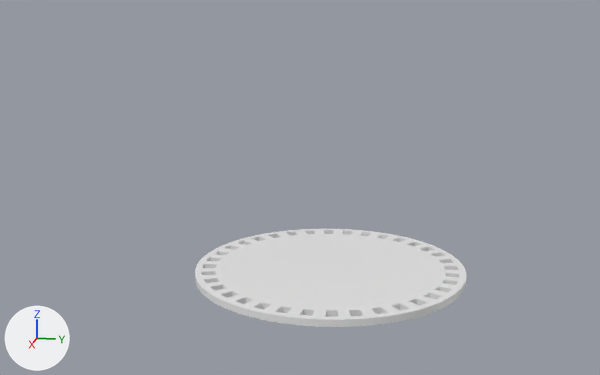
Renders of the Blender file PDI/disc_demonstrator.blend from each side of a commit.
Before and after are seen from a 50 mm lens placed at (0.582, 0.094, 0.208), pointed at (0.003, -0.022, 0.063). Lighting does not change. The marker at lower left points along +X, +Y and +Z.

The first picture shows 'Disc'.
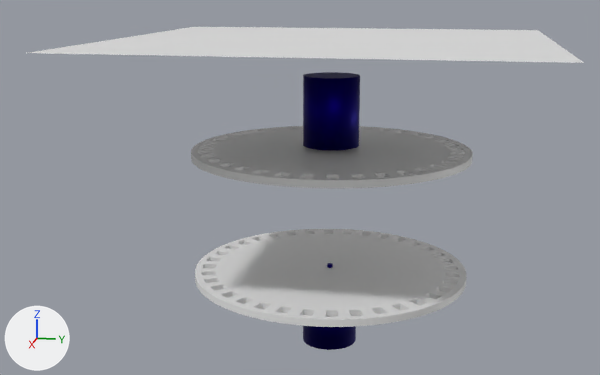
The newer file is also turned or shifted as a whole; pictures and numbers use the older file's frame.

Where the change shows, as pixel boxes (x1, y1, x2, y2) in the pictures (600 x 375 px):
'Plane', added: after (29, 27, 584, 63)
'Disc.001', added: after (191, 126, 473, 188)
'Motor.001', added (blue): after (303, 72, 360, 150)
'Motor', added (blue): after (303, 263, 356, 350)

Edits to the bpy script that builds the scene:
```text
Add mat_motor:
    mat_motor = principled_material('Motor')
    mat_motor.base_color = (0.00364, 0.0, 0.173)  # dark blue #0c0073
    mat_motor.metallic = 1.0
Add me_plane_003:
    me_plane_003.from_pydata([(0.2, -0.15, 0.15), (0.2, -0.15, -0.15), (0.2, 0.15, 0.15), (0.2, 0.15, -0.15)], [], [(0, 1, 3, 2)])
Add me_cylinder_009:
    me_cylinder_009.from_pydata(...)  # 225 vertices, 116 faces; spans x -0.035..0.025, y -0.02..0.02, z -0.02..0.02
    me_cylinder_009.materials.append(mat_motor)  # dark blue #0c0073
Add me_cylinder_008:
    me_cylinder_008.from_pydata(...)  # 798 vertices, 432 faces; spans x -0.003..0.003, y -0.1..0.1, z -0.1..0.1
Add me_cylinder_007:
    me_cylinder_007.from_pydata(...)  # 225 vertices, 116 faces; spans x -0.025..0.035, y -0.02..0.02, z -0.02..0.02
    me_cylinder_007.materials.append(mat_motor)  # dark blue #0c0073
Add ob_plane:
    ob_plane = bpy.data.objects.new('Plane', me_plane_003)
    ob_plane.location = (0.0, 0.0, -0.03)
    ob_plane.rotation_euler = (-1.571, -1.571, 0.0)  # degrees (-90, -90, 0)
Add ob_motor_001:
    ob_motor_001 = bpy.data.objects.new('Motor.001', me_cylinder_009)
    ob_motor_001.location = (0.0, 0.0, 0.12)
    ob_motor_001.rotation_euler = (-1.571, -1.571, 0.0)  # degrees (-90, -90, 0)
Add ob_disc_001:
    ob_disc_001 = bpy.data.objects.new('Disc.001', me_cylinder_008)
    ob_disc_001.location = (0.0, 0.0, 0.09)
    ob_disc_001.rotation_euler = (-1.573, -1.571, 0.0)  # degrees (-90, -90, 0)
Add ob_motor:
    ob_motor = bpy.data.objects.new('Motor', me_cylinder_007)
    ob_motor.location = (0.0, 0.0, -0.03)
    ob_motor.rotation_euler = (-1.571, -1.571, 0.0)  # degrees (-90, -90, 0)
```
